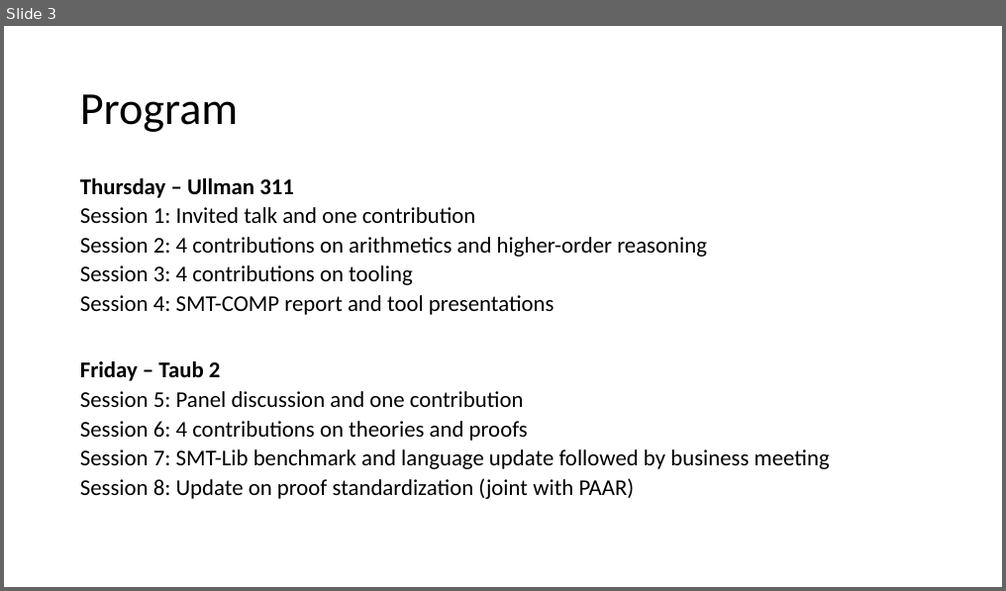
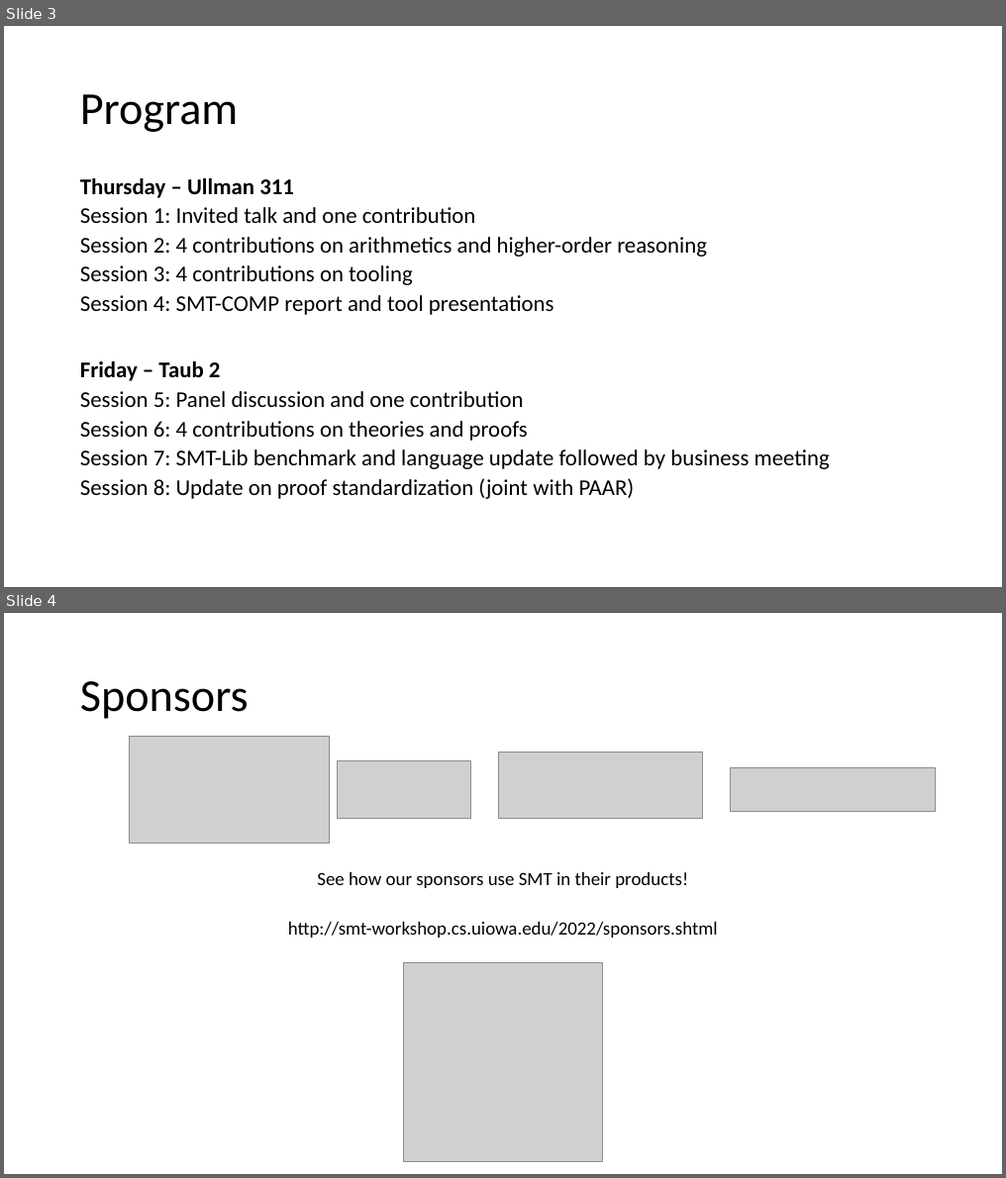
Before and after one commit to aehyvari/smt-workshop-2022-slides, a slide deck: start-slides.pptx. Shown one above the other, each under a label of ours: slide 3 before the commit, slides 3 and 4 after it. The pictures are 1006x591 and 1006x1178 pixels, drawn with LibreOffice and Linux fonts; fonts in the diff are those of the drawing; grey boxes stand for pictures. Boxes give left, top, right and bottom in pixels: in the first picture for what was removed or moved away, otherwise in the second. Text is boxed around its words. In the diff, an @@ line names an element or a change of style, - is before the commit and + after.

```diff
--- a/start-slides.pptx
+++ b/start-slides.pptx
@@ slide 4 added at (4,613,1002,1174), background #FFFFFF @@
@@ title added at (80,681,249,719), 44 pt, text #000000 @@
+Sponsors
@@ picture added at (129,736,330,843) @@
@@ picture added at (498,753,703,818) @@
@@ picture added at (338,761,470,818) @@
@@ picture added at (731,767,935,811) @@
@@ text added at (317,872,688,888), 18 pt, text #000000 @@
+See how our sponsors use SMT in their products!
@@ text added at (288,922,718,938), 18 pt, text #000000 @@
+http://smt-workshop.cs.uiowa.edu/2022/sponsors.shtml
@@ picture added at (403,962,603,1162) @@
```
